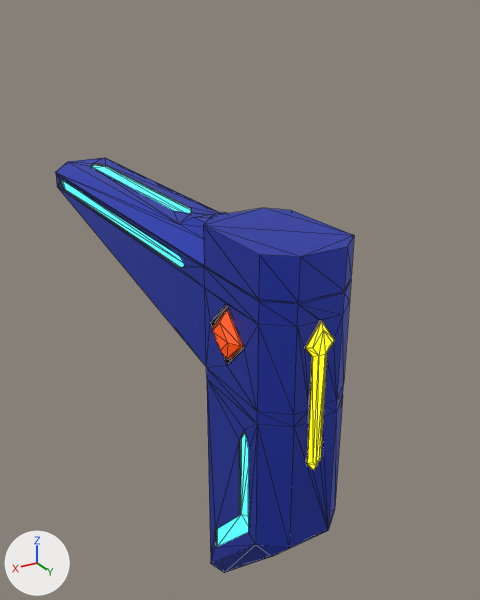
The glTF model models/LobbyScreenAngle.glb, before and after one commit.
Both versions are drawn from a 50 mm camera at (0.729, 1.063, 0.53) aimed at (-0.134, -0.375, -0.189). Lighting does not change. The marker at lower left points along +X, +Y and +Z. Mesh edges are drawn as thin lines. Where no turn or scale is listed for an object, it has been applied to the vertices. Vertices at the same position are counted once.

Objects in the first picture: 'MainBorder'.
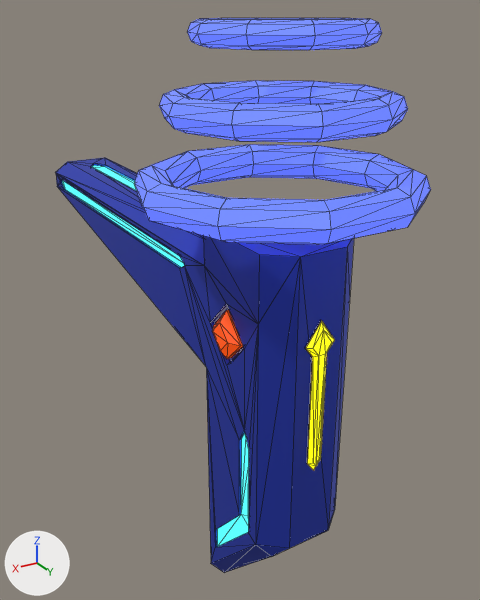
The edits, one by one:
Material 'RingMaterial' (mat_ringmaterial) is new.
Its base color is (0.101, 0.152, 1.0) (blue #596dff).
Its metallic is 0.5.
Its emission color is (0.101, 0.152, 1.0) (blue #596dff).
Its emission strength is 1.0.
me_cylinder_005 is used by ob_mainborder; location (0.0, -0.028, -0.17).
me_cylinder_005 had 278 vertices, 554 faces and spanned x -0.127..0.127, y -1.197..0.187, z -0.654..0.299.
me_cylinder_005 now has 225 vertices, 438 faces and spans x -0.127..0.127, y -1.197..0.187, z -0.654..0.299.
Part 1, on me_cylinder_005:
53 vertices are removed from x -0.111..0.111, y -1.161..0.176, z -0.631..0.241.
209 faces are deleted.
83 new faces join them, mat_mainmaterial (blue #3145c2).
10 new faces join them, mat_bluelightmaterial (cyan #2efdfd).
me_cylinder_005 part 2: 80 faces spanning x -0.111..0.111, y -1.101..0.18, z -0.542..0.241 switch from mat_bordermaterial (brown #722000) to mat_mainmaterial (blue #3145c2).
me_cylinder_005 part 3: 16 faces spanning x 0.1..0.111, y -0.064..0.077, z 0.015..0.156 switch from mat_material_006 (black #000000) to mat_mainmaterial (blue #3145c2).
Mesh me_torus_002 is new.
It is a torus around z (ring radius 0.151, tube radius 0.022) spanning x -0.174..0.174, y -0.165..0.165, z -0.022..0.022.
It uses material mat_ringmaterial (blue #596dff).
Mesh me_torus_001 is new.
It is a torus around z (ring radius 0.202, tube radius 0.03) spanning x -0.232..0.232, y -0.221..0.221, z -0.03..0.03.
It uses material mat_ringmaterial (blue #596dff).
Mesh me_torus is new.
It is a torus around z (ring radius 0.252, tube radius 0.038) spanning x -0.29..0.29, y -0.276..0.276, z -0.038..0.038.
It uses material mat_ringmaterial (blue #596dff).
Object 'Torus.002' (ob_torus_002) is new; it shows me_torus_002.
Its location is (0.0, 0.0, 0.5).
Object 'Torus.001' (ob_torus_001) is new; it shows me_torus_001.
Its location is (0.0, 0.0, 0.37).
Object 'Torus' (ob_torus) is new; it shows me_torus.
Its location is (0.0, 0.0, 0.22).

Pixel boxes [x1, y1, x2, y2] of what changed, in the pictures (480 x 600 px):
'Torus', added (blue): after [134, 145, 431, 245]
'Torus.001', added (blue): after [159, 81, 408, 142]
'Torus.002', added (blue): after [187, 18, 382, 50]
part 1 of me_cylinder_005, cut back: [59, 161, 354, 554] in both
part 2 of me_cylinder_005, recoloured: [61, 163, 311, 548] in both
part 3 of me_cylinder_005, recoloured: [210, 305, 244, 364] in both
